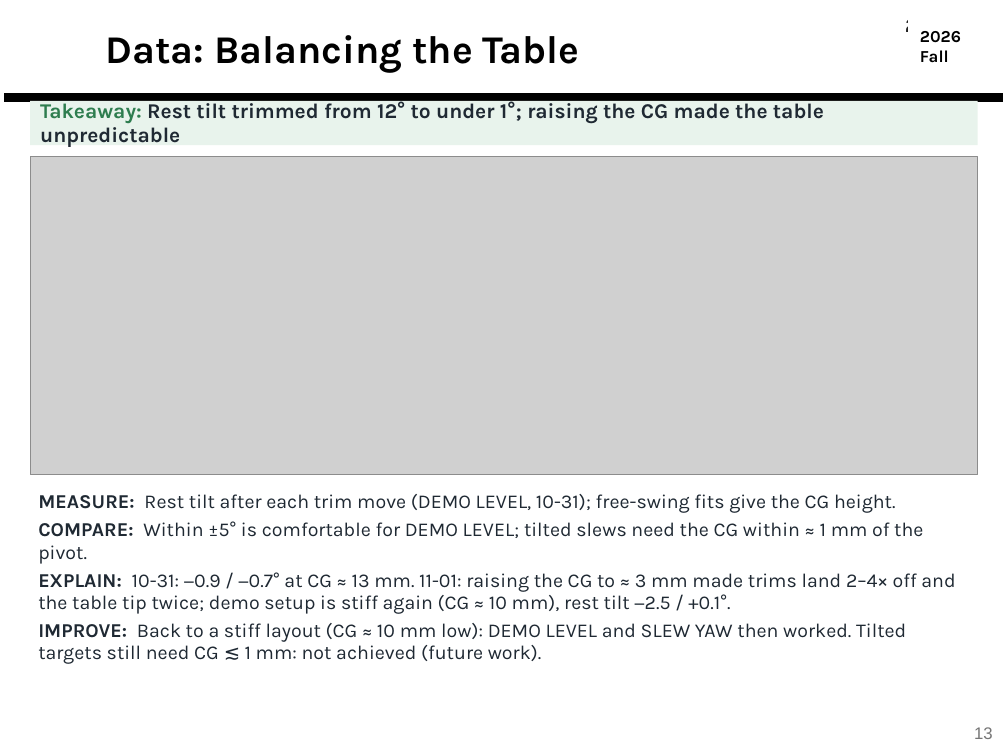
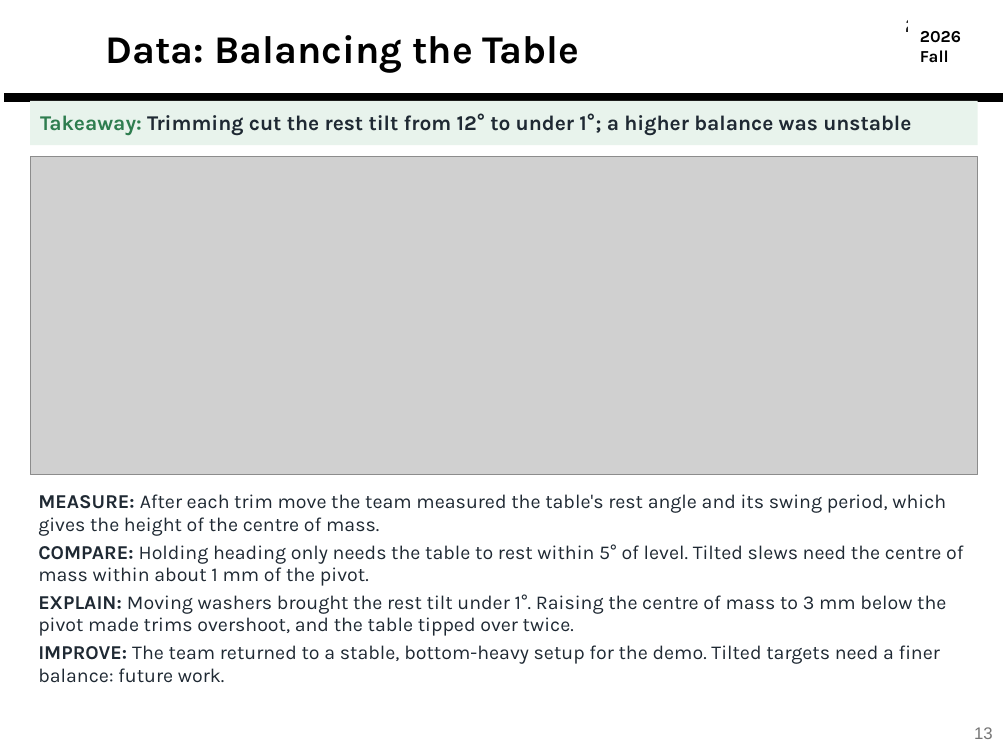
Before and after one commit to derek-weissinger-usafa/Astro-331-Lab-8, a slide deck: slide 13 of Reports/Astro 331 Lab 8_2_3 Body Final Pres.pptx. Drawn at 1008x756 pixels with LibreOffice and Linux fonts; fonts in the diff are those of the drawing; grey boxes stand for pictures; background and template pictures are left out. Boxes give left, top, right and bottom in pixels: in the first picture for what was removed or moved away, otherwise in the second. Text is boxed around its words. In the diff, an @@ line names an element or a change of style, - is before the commit and + after.

```diff
--- a/Reports/Astro 331 Lab 8_2_3 Body Final Pres.pptx
+++ b/Reports/Astro 331 Lab 8_2_3 Body Final Pres.pptx
@@ text in rectangle at <box>40,113,911,136</box>: text changed @@
-Takeaway: Rest tilt trimmed from 12° to under 1°; raising the CG made the table unpredictable
+Takeaway: Trimming cut the rest tilt from 12° to under 1°; a higher balance was unstable
@@ text at <box>38,494,963,683</box>: text changed @@
-MEASURE: Rest tilt after each trim move (DEMO LEVEL, 10-31); free-swing fits give the CG height.
-COMPARE: Within ±5° is comfortable for DEMO LEVEL; tilted slews need the CG within ≈ 1 mm of the pivot.
-EXPLAIN: 10-31: −0.9 / −0.7° at CG ≈ 13 mm. 11-01: raising the CG to ≈ 3 mm made trims land 2–4× off and the table tip twice; demo setup is stiff again (CG ≈ 10 mm), rest tilt −2.5 / +0.1°.
-IMPROVE: Back to a stiff layout (CG ≈ 10 mm low): DEMO LEVEL and SLEW YAW then worked. Tilted targets still need CG ≲ 1 mm: not achieved (future work).
+MEASURE: After each trim move the team measured the table's rest angle and its swing period, which gives the height of the centre of mass.
+COMPARE: Holding heading only needs the table to rest within 5° of level. Tilted slews need the centre of mass within about 1 mm of the pivot.
+EXPLAIN: Moving washers brought the rest tilt under 1°. Raising the centre of mass to 3 mm below the pivot made trims overshoot, and the table tipped over twice.
+IMPROVE: The team returned to a stable, bottom-heavy setup for the demo. Tilted targets need a finer balance: future work.
```
Also in this commit, not shown: 42 other slides changed, 2 other files.
